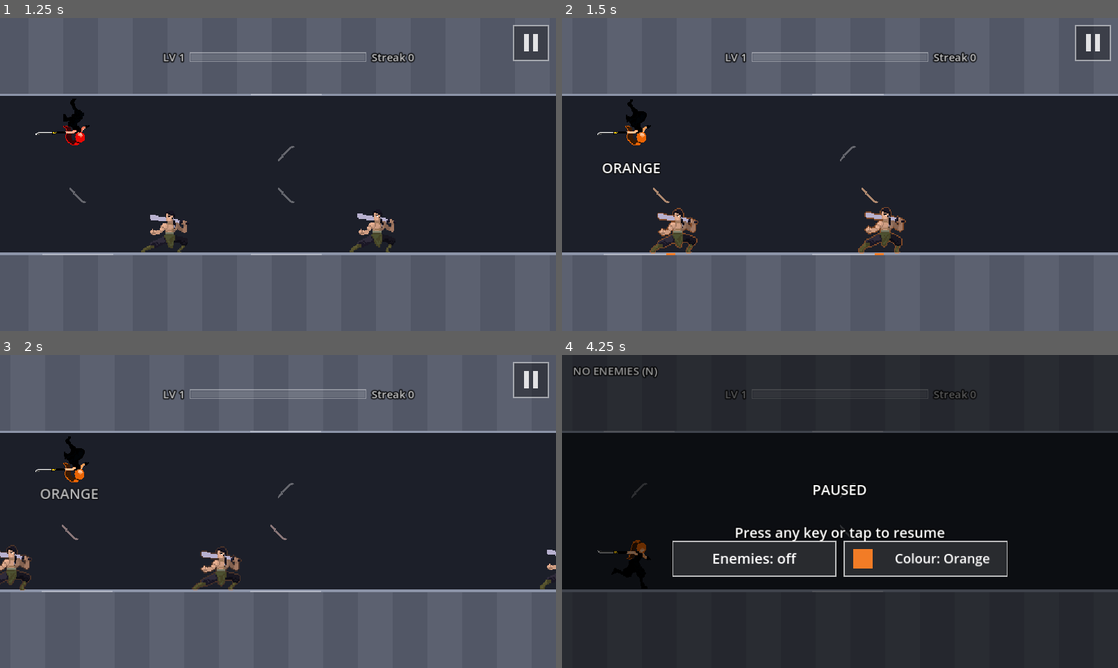
Above: before the commit, frames 1-4 (two rows, left to right).
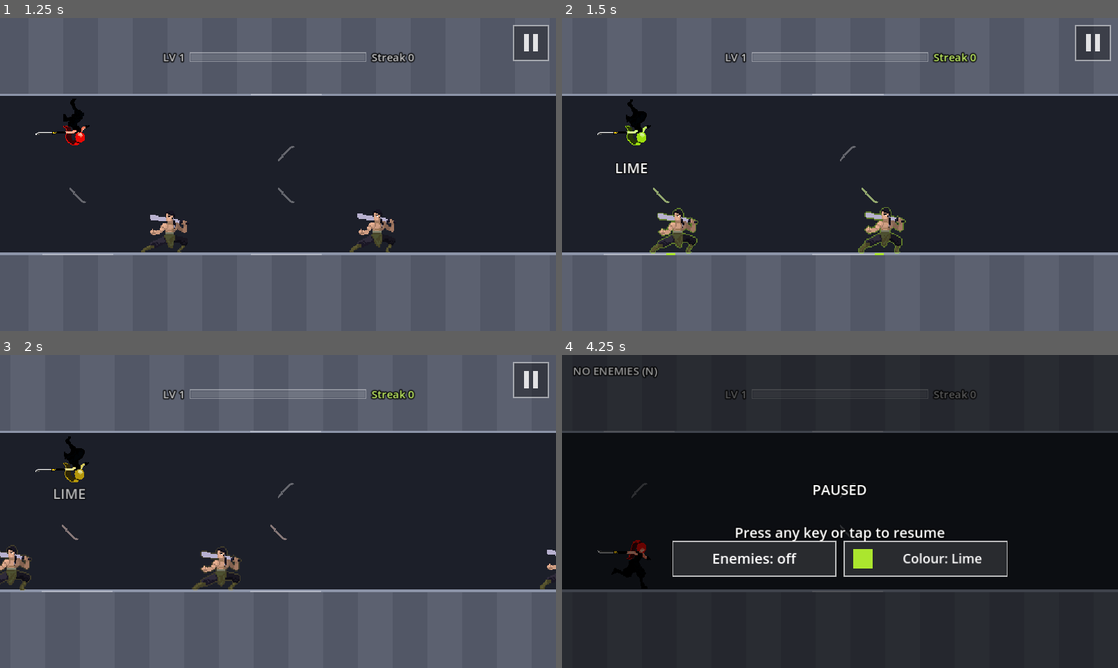
Above: after the commit, the same moments.

Repository: fredsbreads/game-off
Game: Godot game, scene res://scenes/main.tscn
The game is run twice, just before and just after one commit, with the same random seed, the same clock (stepped at 60 frames per second) and the same inputs. Sound files missing from this copy of the repository are replaced by a short silence.
Inputs (mouse positions are in pixels of both pictures, inside the frame that each line leads up to):
- Up to frame 1 (1.25 s): tap Enter at 0.5 s; move the mouse to (400, 158) at 0.52 s; hold K (tp_forward) from 0.53 s (still down); hold J (tp_vertical) from 0.53 s (still down); click (400, 158) at 0.67 s
- Up to frame 2 (1.5 s): move the mouse to (728, 190) at 1.27 s; release K (tp_forward) at 1.28 s; release J (tp_vertical) at 1.28 s; tap C at 1.35 s
- Up to frame 3 (2 s): no input
- Up to frame 4 (4.25 s): move the mouse to (895, 442) at 2.02 s; hold Shift 2.03-2.78 s; hold K (tp_forward) 2.03-3.53 s; move the mouse to (812, 574) at 2.77 s; tap N at 2.85 s; click (812, 574) at 2.92 s; move the mouse to (1006, 558) at 3.52 s; tap L at 3.6 s; tap P (pause) at 4.15 s

Frame 1 is identical in both runs. In frame 2, 0.9% of the frame differs, in the area x 7-75%, y 11-76%; in frame 3, 0.4%; in frame 4, 0.6%.

Commit message:
Streak reward: a flawless streak of 50 earns the triple-slash finisher and her colour (default yellow) until the streak breaks; drops break the streak; level 10 no longer special

Diff:
--- a/scripts/enemy.gd
+++ b/scripts/enemy.gd
@@ -102,6 +102,20 @@
 		queue_free()
 
 
+## Struck again in the streak finisher: held on his first death frame...
+func take_hit() -> void:
+	if _sprite:
+		_sprite.play("death")
+		_sprite.frame = 0
+		_sprite.speed_scale = 0.0
+
+
+## ...then, when it's over, he falls.
+func fall() -> void:
+	if _sprite:
+		_sprite.speed_scale = 1.0
+
+
 ## Slow down or stop his animation (1 = normal, 0 = frozen).
 func set_anim_speed(value: float) -> void:
 	if _sprite:
--- a/scripts/hud.gd
+++ b/scripts/hud.gd
@@ -276,6 +276,8 @@
 ## The current flawless streak, shown right of the bar.
 func set_streak(n: int) -> void:
 	_streak.text = "Streak %d" % n
+	# In her reward colour while she has it.
+	_streak.add_theme_color_override("font_color", Palette.swatch().lightened(0.25) if Palette.pink > 0.5 else Color(1, 1, 1, 0.75))
 	_streak.position = Vector2(PROGRESS_SIZE.x + 12.0, (PROGRESS_SIZE.y - _streak.get_minimum_size().y) / 2.0)
 
 
--- a/scripts/main.gd
+++ b/scripts/main.gd
@@ -77,12 +77,14 @@
 var _clash_sound: AudioStreamPlayer
 var _knight_kill_sound: AudioStreamPlayer   # the sword impact when a knight goes down
 var _pink_shift_sound: AudioStreamPlayer   # her colour sweeping from red to pink
+var _lose_colour_sound: AudioStreamPlayer  # the streak breaks: back to red
 var _warn_sound: AudioStreamPlayer   # a knight winding up to strike
 const KILL_STRIKE_FPS := 5.0         # his teleport onto her lingers (normal: 18)
 const WARN_PEAK := 0.33              # seconds into it where the swish peaks
 var _clashed := false                # this teleport hit a knight who blinked away
 var _knight_felled := false          # this teleport finished a knight off
 var _felled_knight: Knight = null
+var _last_felled: Enemy = null   # the last enemy killed (the finisher plays on him)
 # The level 9 -> 10 finisher: the hit that kills the knight and levels her up
 # plays her blinking back and forth across him in each of her three strike
 # poses, the last held as a freeze frame, and she turns pink (see _finisher).
@@ -100,7 +102,10 @@
 const FINISHER_SWEEP_AFTER := 0.3  # on the last pose, this long before the colour sweeps
 const FINISHER_SWEEP_TIME := 1.1   # her new colour sweeps across the screen, right to left, over this long
 const FINISHER_HOLD := 0.8         # after the level-up, the freeze frame holds this long
-const FINISHER_PINK_TIME := 0.45   # (a level-up into 10 without the finisher: a quick fade)
+# The reward: a flawless streak (kills in a row, no enemy let go, no chain
+# dropped) this long; the next chain that ends on a kill plays the finisher.
+const STREAK_REWARD := 50
+const LOSE_COLOUR_TIME := 0.3     # back to red when the streak breaks
 const FINISHER_ZOOM := 0.35
 const FINISHER_SIDE := 2.2          # tiles either side of him she strikes from
 var _finishing := false
@@ -200,6 +205,10 @@
 	_knight_kill_sound.stream = preload("res://assets/sounds/knight_kill.ogg")
 	_knight_kill_sound.volume_db = KILL_CUT_DB
 	add_child(_knight_kill_sound)
+	_lose_colour_sound = AudioStreamPlayer.new()
+	_lose_colour_sound.stream = preload("res://assets/sounds/streak_break.ogg")
+	_lose_colour_sound.volume_db = -4.0
+	add_child(_lose_colour_sound)
 	_pink_shift_sound = AudioStreamPlayer.new()
 	_pink_shift_sound.stream = preload("res://assets/sounds/pink_shift.ogg")
 	add_child(_pink_shift_sound)
@@ -218,7 +227,7 @@
 		progression.level = _load_setting("start_level", 1)
 		level.level = progression.level
 	Palette.use_colour(_load_colour())   # the one picked last (pause screen / C), else COLOUR
-	Palette.set_pink(Palette.for_level(progression.level))
+	Palette.set_pink(0.0)   # every run starts red (her colour is the streak reward)
 	player.x = START_X
 	level.start_x = START_X
 	level.enemy_parent = $EnemyLayer
@@ -774,26 +783,21 @@
 				if not _chain_killed.has(id):
 					whole = false
 			var grade := "SINGLE" if chain == 1 else ("PERFECT" if whole else "CLEAN")
-			if _knight_felled and _finisher_due(grade):
-				_finisher(_felled_knight, grade)
+			# The reward: a flawless streak of STREAK_REWARD, and this chain ends on
+			# a kill (whoever it is): the triple slash, and she takes on her colour.
+			if sweep >= STREAK_REWARD and Palette.pink <= 0.0 and is_instance_valid(_last_felled):
+				_finisher(_last_felled, grade)
 			else:
 				_end_chain(grade)
 
 
-## True if this chain, ending now on a knight's last hit, takes her from his
-## debut level to the next: that hit gets the finisher.
-func _finisher_due(grade: String) -> bool:
-	if progression.level != Patterns.KNIGHT_DEBUT_LEVEL or not (grade == "PERFECT" or grade == "CLEAN"):
-		return false
-	var gain := chain_points * float(Progression.MULTIPLIER[grade])
-	return progression.bar + gain >= progression.bar_size() - 0.001
-
-
-## The level 9 -> 10 finisher. Her hit has landed (pose one, left of him):
-## she blinks to his other side in her next pose, then back in the last,
-## which holds as a freeze frame while the chain ends (the level-up) and she
-## turns pink. He stays standing until it's over, then falls.
-func _finisher(k: Knight, grade: String) -> void:
+## The streak finisher (a flawless streak of STREAK_REWARD, then a chain that
+## ends on a kill). Her hit has landed (pose one, left of him): she blinks to
+## his other side in her next pose, then back in the last, which holds as a
+## freeze frame while her colour sweeps across the screen; then the chain
+## ends. He stays standing until it's over, then falls. She keeps the colour
+## until the streak breaks (_break_streak).
+func _finisher(k: Enemy, grade: String) -> void:
 	_finishing = true
 	player.cinematic = true
 	_hitstop = 999.0   # held until _finisher_done; a press can't cut it short
@@ -837,7 +841,7 @@
 
 ## One of the finisher's blinks: to to_x, facing `face`, in `pose`. The last
 ## one (`grade` given) ends the chain and turns her pink.
-func _finisher_strike(k: Knight, to_x: float, face: float, pose: int, grade: String) -> void:
+func _finisher_strike(k: Enemy, to_x: float, face: float, pose: int, grade: String) -> void:
 	if state != State.PLAYING:
 		return
 	var from := Vector2(player.x * Rules.TILE, Rules.body_center_y(player.row))
@@ -907,17 +911,17 @@
 	text_fx.text(above, name.replace("_", " ").to_upper(), 26, Color.WHITE, Rules.RUN_SPEED * Rules.TILE if state == State.PLAYING else 0.0, 1.2)
 
 
-## Her colour turns from red to pink (level 10), with a flash.
-func _turn_pink() -> void:
-	hud.flash(Palette.flash_colour(), 0.6)
-	cam.shake(0.25, 14.0)
-	var body := Vector2(player.x * Rules.TILE, Rules.body_center_y(player.row))
-	var from := Palette.pink
-	create_tween().tween_method(Palette.set_pink, from, 1.0, FINISHER_PINK_TIME)
-	fx.bolt(Fx.Bolt.RING, body, randf() * TAU, Vector2.ONE * 2.2, 16.0)
-
-
-func _finisher_done(k: Knight, focus: Vector2) -> void:
+## The flawless streak is over (an enemy got away, or a chain was dropped):
+## back to 0, and if she had her colour, she loses it, with a crack.
+func _break_streak() -> void:
+	sweep = 0
+	if Palette.pink > 0.0 and not _finishing:
+		_lose_colour_sound.pitch_scale = _jitter()
+		_lose_colour_sound.play()
+		create_tween().tween_method(Palette.set_pink, Palette.pink, 0.0, LOSE_COLOUR_TIME)
+
+
+func _finisher_done(k: Enemy, focus: Vector2) -> void:
 	_finishing = false
 	player.cinematic = false
 	player.facing = 1.0
@@ -1025,7 +1029,7 @@
 	for e in level.enemies:
 		if e.alive and not e.escaped and Rules.knight_passed(e.tile_x - player.x):
 			e.escaped = true
-			sweep = 0
+			_break_streak()
 
 
 ## Live enemies under any marker at this spot, i.e. what one more press
@@ -1109,6 +1113,7 @@
 		_clash(knight)
 		return
 	_chain_killed.append(e.get_instance_id())   # dead (a knight only on his last hit)
+	_last_felled = e
 	e.die()
 	level.enemies.erase(e)   # out of the game now; the body stays (level.corpses)
 	level.corpses.append(e)
@@ -1215,6 +1220,8 @@
 		# warning and grace instead (as if she'd run there).
 		if grade == "DROPPED" and word == "TOO SLOW":
 			_drop_pounce = true
+		if grade == "DROPPED":
+			_break_streak()   # a dropped chain ends the flawless streak
 		if grade != "SINGLE":
 			var above := Vector2(player.x * Rules.TILE, Rules.body_center_y(player.row) - Rules.TILE * 1.4)
 			if player.row == Rules.Row.CEILING:
@@ -1223,8 +1230,6 @@
 					-1.0 if player.row == Rules.Row.CEILING else 1.0)   # drift away from her row
 		if levelled:
 			level.level = progression.level
-			if Palette.pink < Palette.for_level(progression.level) and not _finishing:
-				_turn_pink()
 			# Only groups well past the right edge get rebuilt (a sprite reaches
 			# beyond its spot, so one just off screen could already show).
 			level.rebuild_ahead(cam.left() / Rules.TILE + CameraRig.VIEW_TILES + 3.0)
--- a/scripts/palette.gd
+++ b/scripts/palette.gd
@@ -5,8 +5,10 @@
 ## through tint(). Only reds move (whites, greys, the knight's green don't),
 ## and blood follows it too (BLOOD_FOLLOWS_COLOUR).
 
-## >>> Her colour from level 10. Change this to any name in COLOURS. <<<
-const COLOUR := "ember"
+## >>> Her reward colour (a flawless streak, see main.gd STREAK_REWARD).
+## Change this to any name in COLOURS (the pause screen's Colour button
+## picks one too). <<<
+const COLOUR := "yellow"
 
 ## Blood takes her colour too (from level 10, like her effects). Off = it
 ## always stays red.
@@ -33,7 +35,6 @@
 	"pink": [0.93, 0.7, 1.09],
 }
 
-const PINK_FROM_LEVEL := 10
 const SHADER := preload("res://shaders/accent_sprite.gdshader")
 
 ## 0 = red, 1 = her level-10 colour (in between while it changes over).
@@ -96,9 +97,6 @@
 	RenderingServer.global_shader_parameter_set("accent_wipe", at)
 
 
-static func for_level(level: int) -> float:
-	return 1.0 if level >= PINK_FROM_LEVEL else 0.0
-
 
 ## The same as accent() in the shader, for colours set in code.
 static func tint(c: Color) -> Color:
Not shown, added: assets/sounds/streak_break.ogg.import
Not shown, added: assets/sounds/streak_break.ogg
